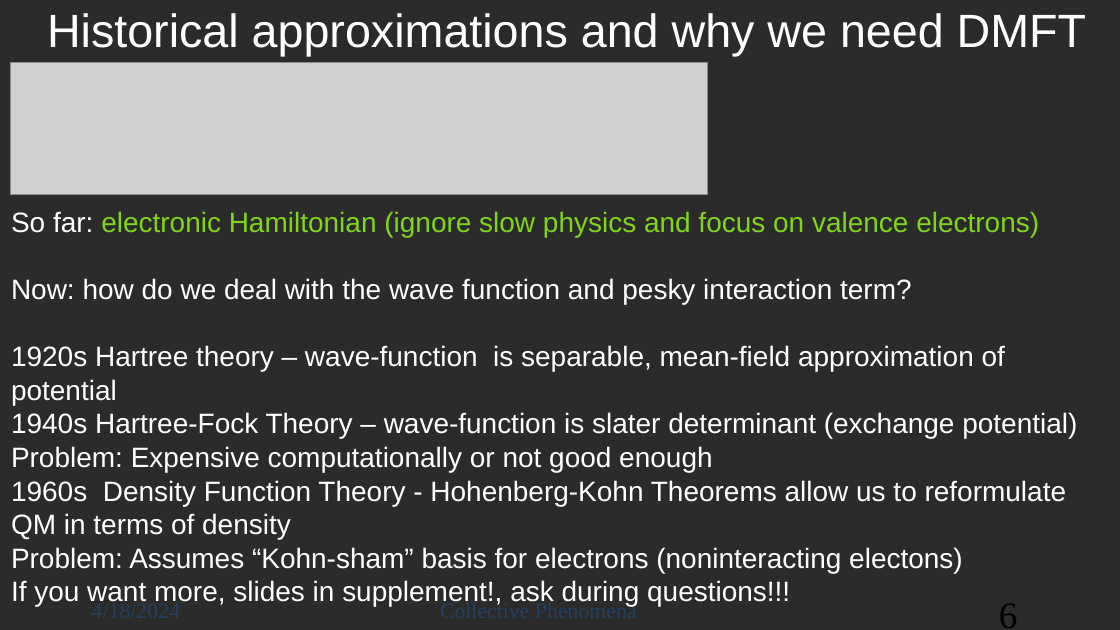
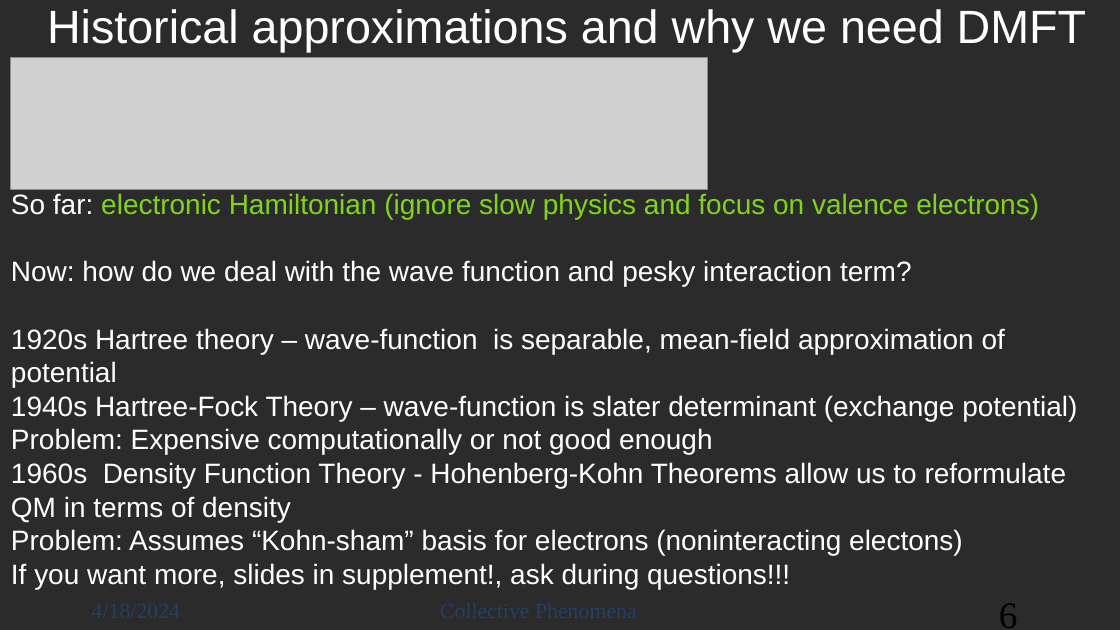
Before and after one commit to jacobsc050/projects, a slide deck: slide 6 of collective_phenomena/lecture.pptx. Drawn at 1120x630 pixels with LibreOffice and Linux fonts; fonts in the diff are those of the drawing; grey boxes stand for pictures; background and template pictures are left out; a plain dark background stands for a picture behind light text. Boxes give left, top, right and bottom in pixels: in the first picture for what was removed or moved away, otherwise in the second. Text is boxed around its words. In the diff, an @@ line names an element or a change of style, - is before the commit and + after.

Commit message:
push

```diff
--- a/collective_phenomena/lecture.pptx
+++ b/collective_phenomena/lecture.pptx
@@ text "Historical approximations and why we ...": place and size @@
-text "Historical approximations and why we ..." at box(47, 13, 1086, 57)
+text "Historical approximations and why we ..." at box(47, 9, 1086, 52)
@@ picture: place and size @@
-picture at box(10, 63, 708, 195)
+picture at box(10, 58, 708, 190)
@@ text "So far: electronic Hamiltonian (ignore ...": place and size @@
-text "So far: electronic Hamiltonian (ignore ..." at box(11, 211, 1077, 607)
+text "So far: electronic Hamiltonian (ignore ..." at box(11, 193, 1077, 589)
@@ text "4/18/2024" rewrapped from box(92, 601, 180, 618) to box(81, 590, 334, 627) @@
@@ text "Collective Phenomena" rewrapped from box(440, 601, 637, 618) to box(429, 590, 682, 627) @@
```
Also in this commit, not shown: 2 other slides changed.
